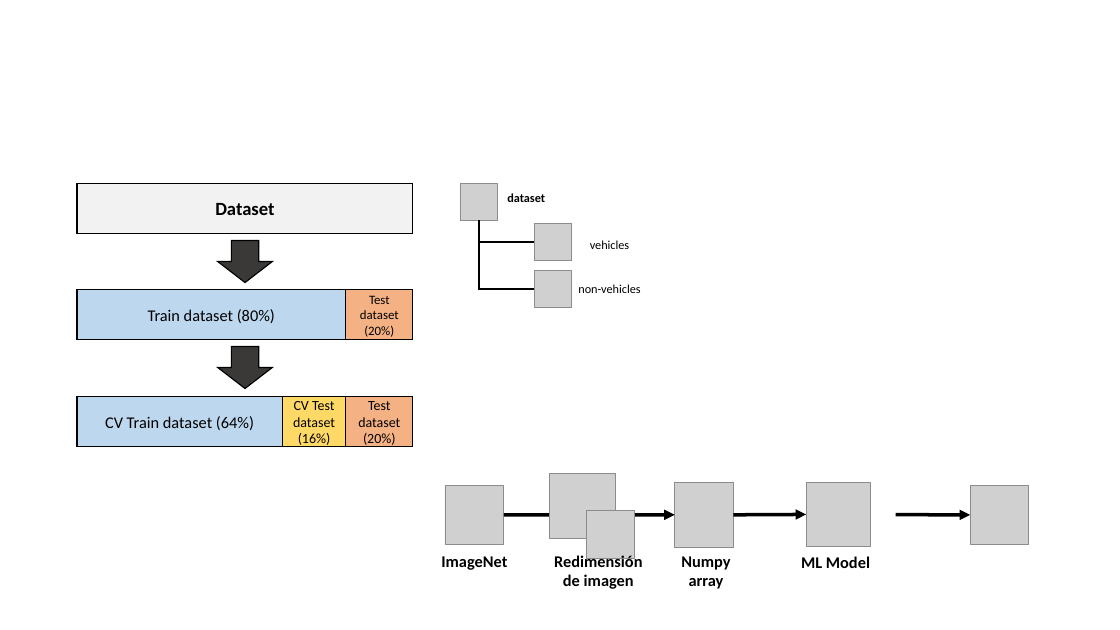
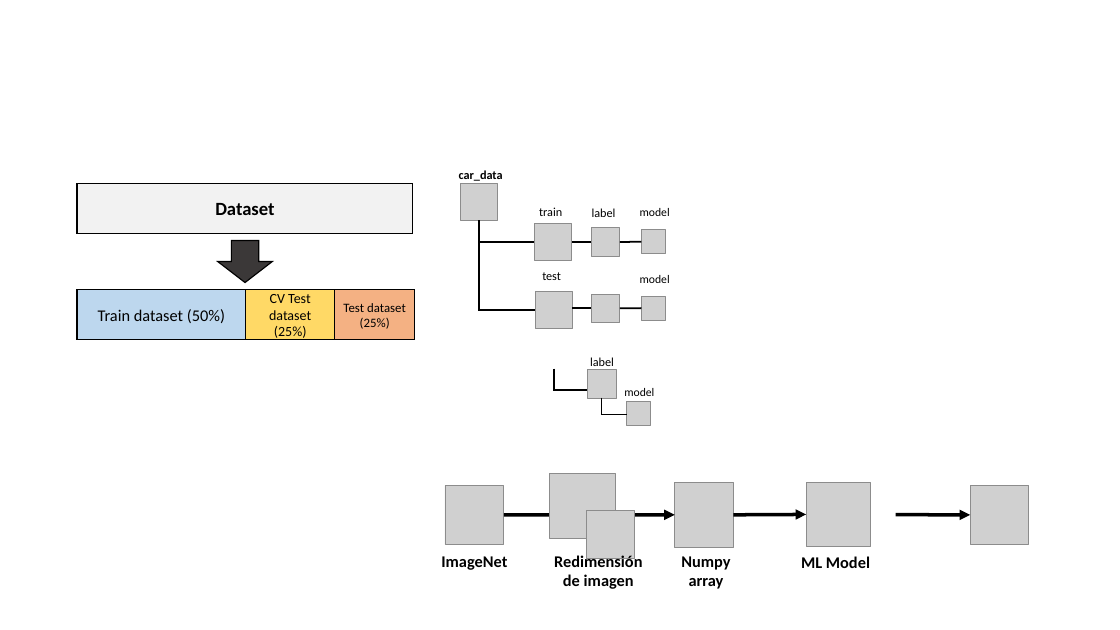
Before and after one commit to juanagsolano/Procesamiento-y-clasificaci-n-de-datos, a slide deck: slide 3 of Proyecto Final/Uso de Redes Neuronales para medir el tráfico vehicular.pptx. Drawn at 1120x630 pixels with LibreOffice and Linux fonts; fonts in the diff are those of the drawing; grey boxes stand for pictures; background and template pictures are left out. Boxes give left, top, right and bottom in pixels: in the first picture for what was removed or moved away, otherwise in the second. Text is boxed around its words. In the diff, an @@ line names an element or a change of style, - is before the commit and + after.

```diff
--- a/Proyecto Final/Uso de Redes Neuronales para medir el tráfico vehicular.pptx
+++ b/Proyecto Final/Uso de Redes Neuronales para medir el tráfico vehicular.pptx
@@ text at bbox=[459, 170, 503, 181]: text changed @@
-dataset
+car_data
@@ text at bbox=[539, 207, 562, 216]: text changed @@
-vehicles
+train
@@ text added at bbox=[592, 208, 616, 217], 10.5 pt, text #000000 @@
+label
@@ text added at bbox=[640, 208, 670, 216], 10 pt, text #000000 @@
+model
@@ elbow line moved from (479, 220) - (534, 289) to (479, 220) - (535, 310) @@
@@ picture added at bbox=[592, 228, 620, 256] @@
@@ picture added at bbox=[642, 230, 665, 254] @@
@@ line added from (592, 242) to (571, 242), #000000 1.5 pt @@
@@ line added from (642, 242) to (620, 242), #000000 1.5 pt @@
@@ rectangle "Train dataset (50%)": place and size @@
-rectangle "Train dataset (50%)" at bbox=[77, 289, 346, 339]
+rectangle "Train dataset (50%)" at bbox=[77, 289, 246, 339]
@@ rectangle "CV Test dataset (25%)": place and size @@
-rectangle "CV Test dataset (25%)" at bbox=[282, 397, 345, 447]
+rectangle "CV Test dataset (25%)" at bbox=[246, 289, 335, 339]
@@ text in rectangle at bbox=[269, 294, 311, 341]: text changed @@
-CV Test dataset (16%)
+CV Test dataset (25%)
@@ rectangle "Test dataset (25%)": place and size @@
-rectangle "Test dataset (25%)" at bbox=[346, 289, 413, 339]
+rectangle "Test dataset (25%)" at bbox=[334, 290, 414, 340]
@@ picture: place and size @@
-picture at bbox=[534, 271, 571, 308]
+picture at bbox=[535, 292, 572, 329]
@@ text at bbox=[542, 272, 561, 280]: text changed @@
-non-vehicles
+test
@@ picture added at bbox=[592, 294, 620, 323] @@
@@ text added at bbox=[640, 275, 670, 283], 10 pt, text #000000 @@
+model
@@ picture added at bbox=[642, 297, 665, 320] @@
@@ text in rectangle at bbox=[98, 309, 225, 323]: text changed @@
-Train dataset (80%)
+Train dataset (50%)
@@ text in rectangle at bbox=[343, 303, 406, 329]: text changed @@
-Test dataset (20%)
+Test dataset (25%)
@@ line added from (592, 308) to (571, 308), #000000 1.5 pt @@
@@ line added from (642, 308) to (620, 308), #000000 1.5 pt @@
@@ right arrow removed at bbox=[218, 347, 273, 389] @@
@@ text added at bbox=[590, 357, 614, 370], 10.5 pt, text #000000 @@
+label
@@ elbow line added from (555, 369) to (588, 391), #000000 1.5 pt @@
@@ picture added at bbox=[588, 370, 617, 398] @@
@@ text added at bbox=[624, 388, 654, 396], 10 pt, text #000000 @@
+model
@@ rectangle removed at bbox=[77, 397, 283, 447] @@
-CV Train dataset (64%)
@@ rectangle removed at bbox=[346, 397, 413, 447] @@
-Test dataset (20%)
@@ elbow line added from (602, 397) to (627, 414), #000000 1.5 pt @@
@@ picture added at bbox=[627, 402, 650, 425] @@
```
Also in this commit, not shown: 8 other files.
